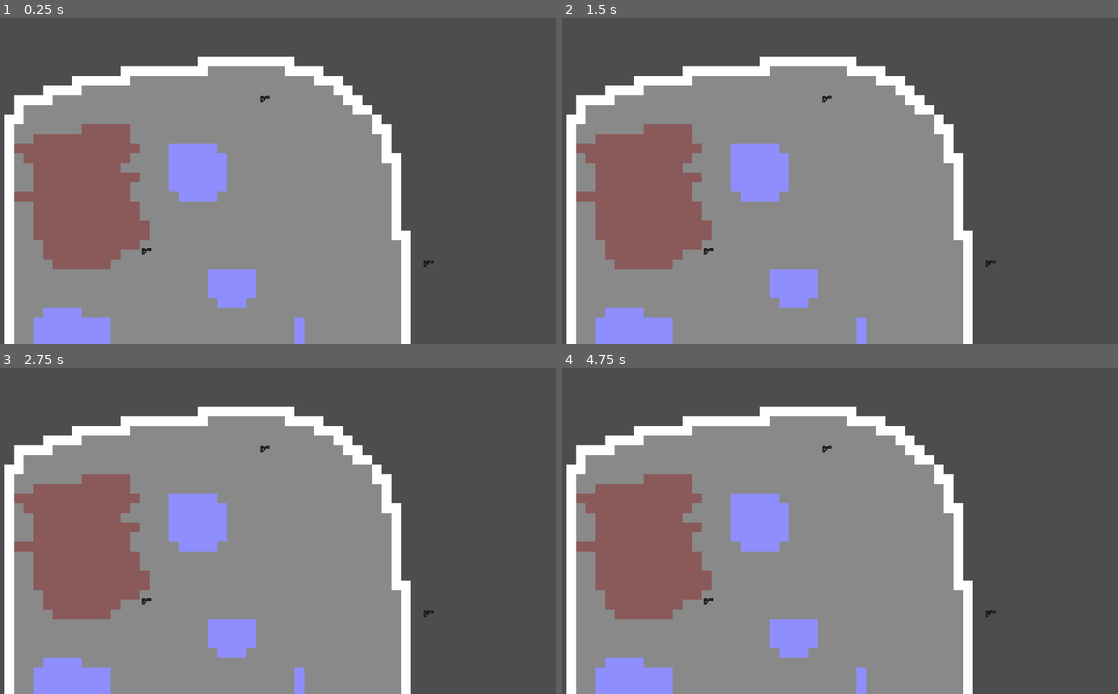
Above: before the commit, frames 1-4 (two rows, left to right).
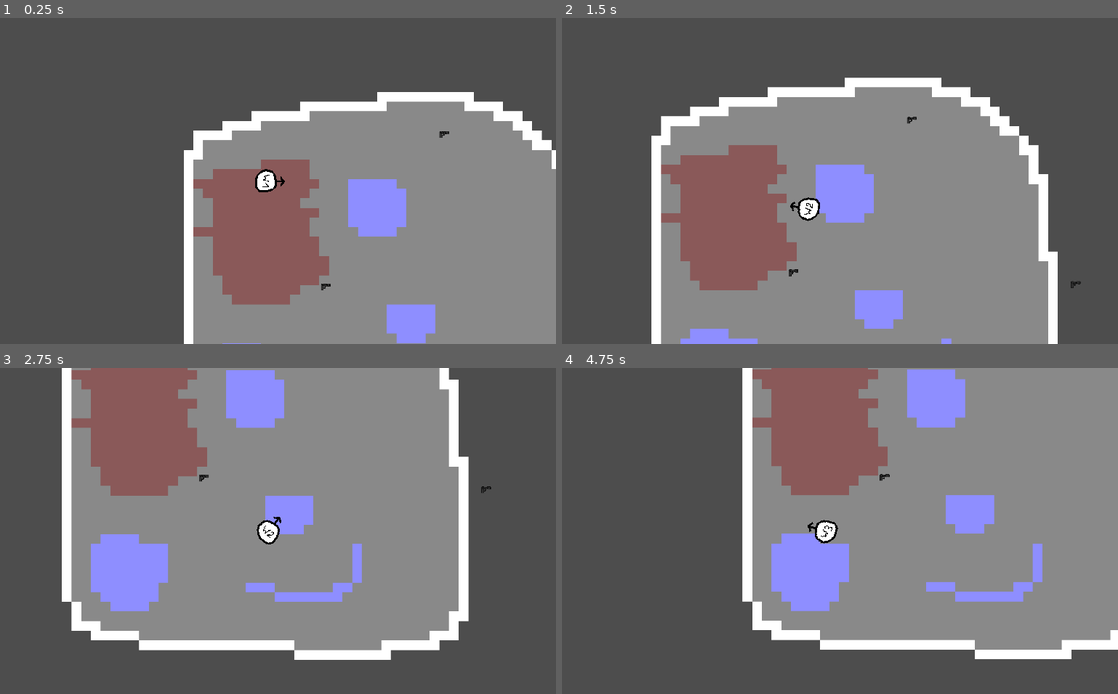
Above: after the commit, the same moments.

Repository: Marcelunio/Infernal_Night
Game: Godot game, scene res://Scenes/Main.tscn
Same seed, same stepped clock (60 frames per second), same inputs: the game is played once before the commit and once after it. Before the commit the project starts from res://Scenes/world.tscn.
Inputs (mouse positions are in pixels of both pictures, inside the frame that each line leads up to):
- Up to frame 1 (0.25 s): no input
- Up to frame 2 (1.5 s): tap Enter at 0.5 s; move the mouse to (956, 164) at 0.52 s; hold D (move_right) 0.53-1.28 s; hold Shift (control_camera) 0.53-1.28 s; move the mouse to (712, 197) at 1.27 s; hold S (move_down) from 1.28 s (still down); click (712, 197) at 1.35 s
- Up to frame 3 (2.75 s): move the mouse to (322, 459) at 2.02 s; release S (move_down) at 2.03 s; hold D (move_right) from 2.03 s (still down); right-click (322, 459) at 2.1 s
- Up to frame 4 (4.75 s): move the mouse to (801, 596) at 2.77 s; release D (move_right) at 2.78 s; hold W (move_up) 2.78-3.53 s; tap Shift (control_camera) at 2.85 s; move the mouse to (1001, 579) at 3.52 s; hold A (move_left) from 3.53 s (still down); click (1001, 579) at 3.6 s; move the mouse to (650, 482) at 4.27 s; right-click (650, 482) at 4.35 s

The runs differ from the first frame. In frame 1, 66% of the frame differs, in the area x 0-100%, y 11-100%; in frame 2, 45%; in frame 3, 56%; in frame 4, 76%, in the area x 0-100%, y 0-100%.

Commit message:
names changed

Diff:
--- a/Scenes/Player.tscn
+++ b/Scenes/Player.tscn
@@ -1,41 +1,34 @@
-[gd_scene load_steps=9 format=3 uid="uid://dn2dpf0haseiq"]
+[gd_scene load_steps=8 format=3 uid="uid://dn2dpf0haseiq"]
 
-[ext_resource type="Script" uid="uid://c705e1fe7v6id" path="res://Source/Player.gd" id="1_2cyhl"]
-[ext_resource type="Texture2D" uid="uid://dh43mit11c2u4" path="res://Assets/Player/Ziutek.png" id="2_q2x60"]
+[ext_resource type="Script" uid="uid://c705e1fe7v6id" path="res://Source/player.gd" id="1_2cyhl"]
+[ext_resource type="Texture2D" uid="uid://cqx0ab10hyexx" path="res://Assets/Test/player_sprites.png" id="2_kyqiw"]
 
 [sub_resource type="CircleShape2D" id="CircleShape2D_q2x60"]
 radius = 22.84
 
-[sub_resource type="AtlasTexture" id="AtlasTexture_penu4"]
-atlas = ExtResource("2_q2x60")
-region = Rect2(0, 0, 43, 21)
+[sub_resource type="AtlasTexture" id="AtlasTexture_gntrk"]
+atlas = ExtResource("2_kyqiw")
+region = Rect2(64, 0, 64, 64)
 
-[sub_resource type="AtlasTexture" id="AtlasTexture_fnj8c"]
-atlas = ExtResource("2_q2x60")
-region = Rect2(43, 0, 43, 21)
+[sub_resource type="AtlasTexture" id="AtlasTexture_dewec"]
+atlas = ExtResource("2_kyqiw")
+region = Rect2(128, 0, 64, 64)
 
-[sub_resource type="AtlasTexture" id="AtlasTexture_w1jjy"]
-atlas = ExtResource("2_q2x60")
-region = Rect2(86, 0, 43, 21)
-
-[sub_resource type="AtlasTexture" id="AtlasTexture_ulbab"]
-atlas = ExtResource("2_q2x60")
-region = Rect2(129, 0, 43, 21)
+[sub_resource type="AtlasTexture" id="AtlasTexture_5ixxa"]
+atlas = ExtResource("2_kyqiw")
+region = Rect2(192, 0, 64, 64)
 
 [sub_resource type="SpriteFrames" id="SpriteFrames_dd3p8"]
 animations = [{
 "frames": [{
 "duration": 1.0,
-"texture": SubResource("AtlasTexture_penu4")
+"texture": SubResource("AtlasTexture_gntrk")
 }, {
 "duration": 1.0,
-"texture": SubResource("AtlasTexture_fnj8c")
+"texture": SubResource("AtlasTexture_dewec")
 }, {
 "duration": 1.0,
-"texture": SubResource("AtlasTexture_w1jjy")
-}, {
-"duration": 1.0,
-"texture": SubResource("AtlasTexture_ulbab")
+"texture": SubResource("AtlasTexture_5ixxa")
 }],
 "loop": true,
 "name": &"default",
--- a/TileSets/BaseTileset.tres
+++ b/TileSets/BaseTileset.tres
@@ -1,6 +1,6 @@
 [gd_resource type="TileSet" load_steps=3 format=3 uid="uid://dwjq33gve6fks"]
 
-[ext_resource type="Texture2D" uid="uid://dnxbimxabhnbx" path="res://TileSets/Tilesheet.png" id="1_gv2tp"]
+[ext_resource type="Texture2D" uid="uid://dnxbimxabhnbx" path="res://TileSets/tilesheet.png" id="1_gv2tp"]
 
 [sub_resource type="TileSetAtlasSource" id="TileSetAtlasSource_8w0eo"]
 texture = ExtResource("1_gv2tp")
--- a/project.godot
+++ b/project.godot
@@ -13,7 +13,6 @@
 config/name="Infernal Night"
 run/main_scene="uid://b865bu8xw64sy"
 config/features=PackedStringArray("4.5", "Forward Plus")
-config/icon="res://Assets/Icon.svg"
 
 [display]
 
Not shown, changed: Assets/Guns/bullets/bullet.png.import
Not shown, changed: Assets/Guns/gun.png.import
Not shown, changed: Assets/Player/player_sprites.png.import
Not shown, changed: Assets/Player/player_temp.png.import
Not shown, changed: Assets/Test/player_sprites.png.import
Not shown, changed: Assets/test/gun.png.import
Renamed: Scenes/world.tscn -> Scenes/Main.tscn
Renamed: Source/WeaponPickup.gd -> Source/weapon_pickup.gd
Renamed: Source/WeaponPickup.gd.uid -> Source/weapon_pickup.gd.uid
Not shown, changed: TileSets/tilesheet.png.import
Not shown, changed: icon.svg.import
